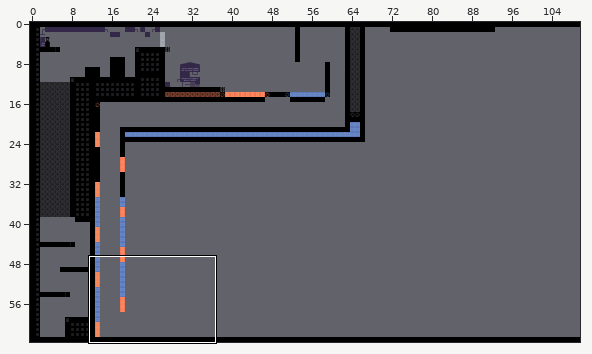
Tiled map (JSON): IndieSpeedRun/IndieSpeedRun/IndieSpeedRunContent/maps/level2.json. The picture above shows the old version from afar; the outline marks the close-up.
Close-up. Old version:
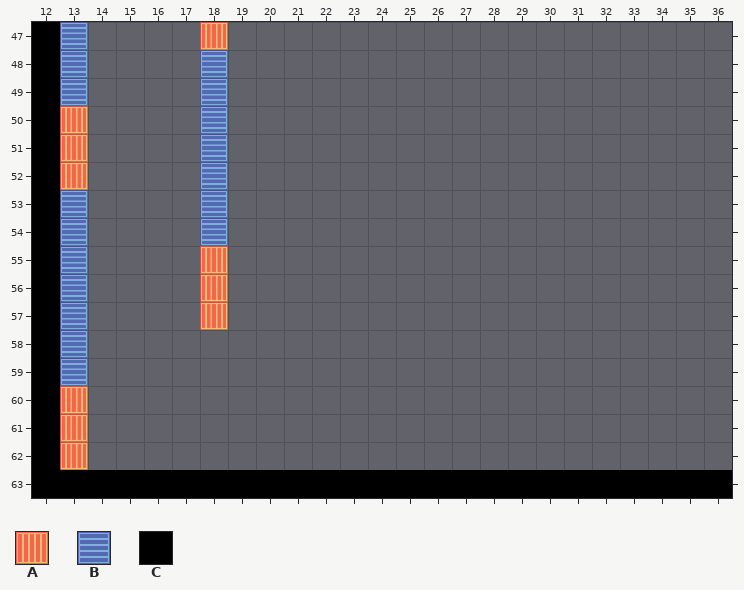
Cells are 32x32 px. Shown: x 12..36, y 47..63. The commit also changed other parts of the map, which this record leaves out.
Key: from "furnace-01": A 0; from "heatsink-01": B 0; from "tiles2-01": C 0.
_ is an empty cell.
Layers that did not change in this view are not listed.
Layer "Gameplay" before, first column x 12:
47 CB____A__________________
48 CB____B__________________
49 CB____B__________________
50 CA____B__________________
51 CA____B__________________
52 CA____B__________________
53 CB____B__________________
54 CB____B__________________
55 CB____A__________________
56 CB____A__________________
57 CB____A__________________
58 CB_______________________
59 CB_______________________
60 CA_______________________
61 CA_______________________
62 CA_______________________
63 CCCCCCCCCCCCCCCCCCCCCCCCC
New version:
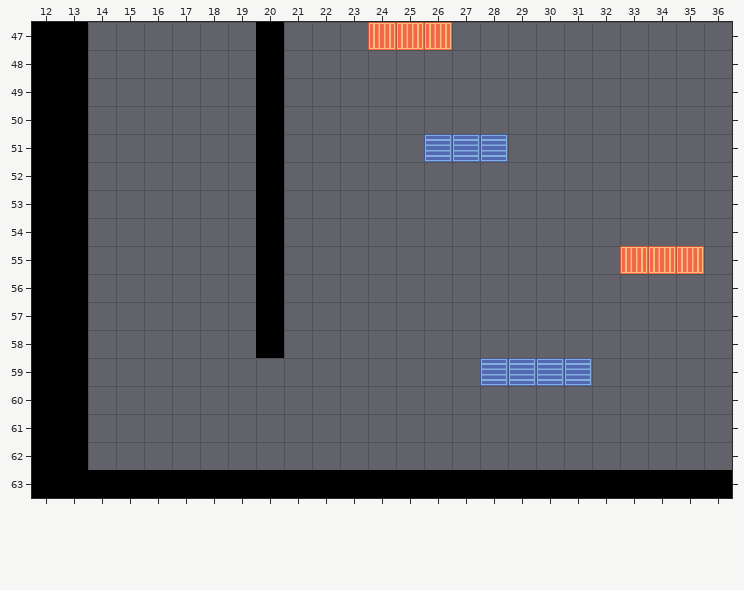
Diff:
Layer "Gameplay":
The author put tile A in row 47 at x 24 to 26; in row 55 at x 33 to 35.
The author put tile B in row 51 at x 26 to 28; in row 59 at x 28 to 31.
Tile A becomes tile C in rows 50 to 52 at x 13; in rows 60 to 62 at x 13.
Tile B becomes tile C in rows 47 to 49 at x 13; in rows 53 to 59 at x 13.
The author put tile C in rows 47 to 58 at x 20.
Tile A is gone in row 47 at x 18; in rows 55 to 57 at x 18.
Tile B is gone in rows 48 to 54 at x 18.
